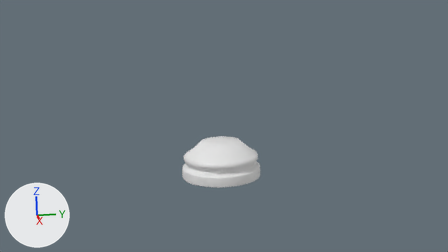
The Blender file Excercises/pawn.blend, before and after one commit.
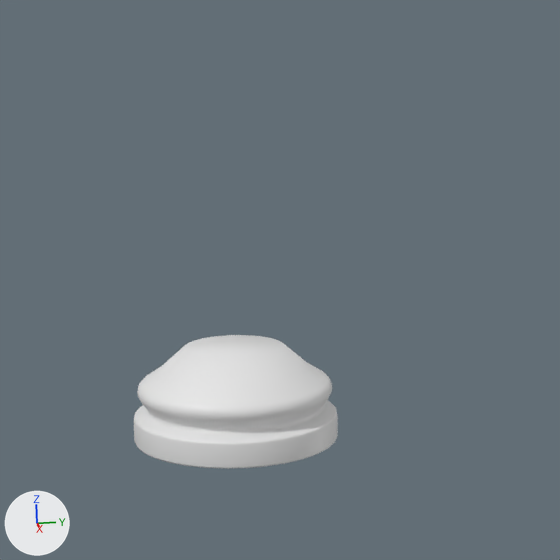
There are two pictures of each version: one from the file's camera 'Camera', one close up on the part from 29% to 77% of the width and 3% to 88% of the height. Lighting does not change. The marker at lower left points along +X, +Y and +Z.
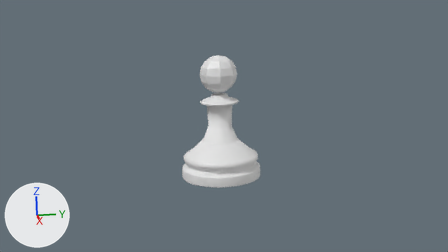
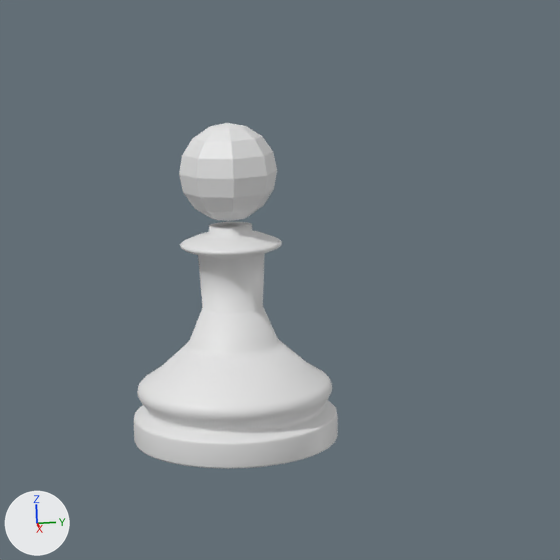
Commit message: Chess | Board | Pawn | My Creation <3

What differs and where, as boxes [x1, y1, x2, y2] in the close-ups (560 x 560 px):
'Cylinder', reshaped (157% taller): before [134, 335, 338, 469]; after [134, 123, 338, 469]
part 1 of me_cylinder_002, added: after [179, 123, 277, 221]
part 2 of me_cylinder_002, added: after [180, 222, 284, 360]

The change, as a list of edits to the scene's bpy script:
```text
Change me_cylinder_002:
    used by ob_cylinder; location = (0.0, 0.0, 0.0251)
    remove me_cylinder_002.from_pydata(...)  # 704 vertices, 674 faces; spans x -0.015..0.015, y -0.015..0.015, z -0.025..-0.0113
    add me_cylinder_002.from_pydata(...)  # 1274 vertices, 1250 faces; spans x -0.015..0.015, y -0.015..0.015, z -0.025..0.0214
    me_cylinder_002 part 1: a new loose piece, a UV sphere (8 segments, 8 rings, poles along z) spanning x -0.0071..0.007, y -0.0072..0.0069, z 0.0073..0.0214
    me_cylinder_002 part 2: 512 vertices added at x -0.0074..0.0074, y -0.0074..0.0074, z -0.0113..0.0067
```
